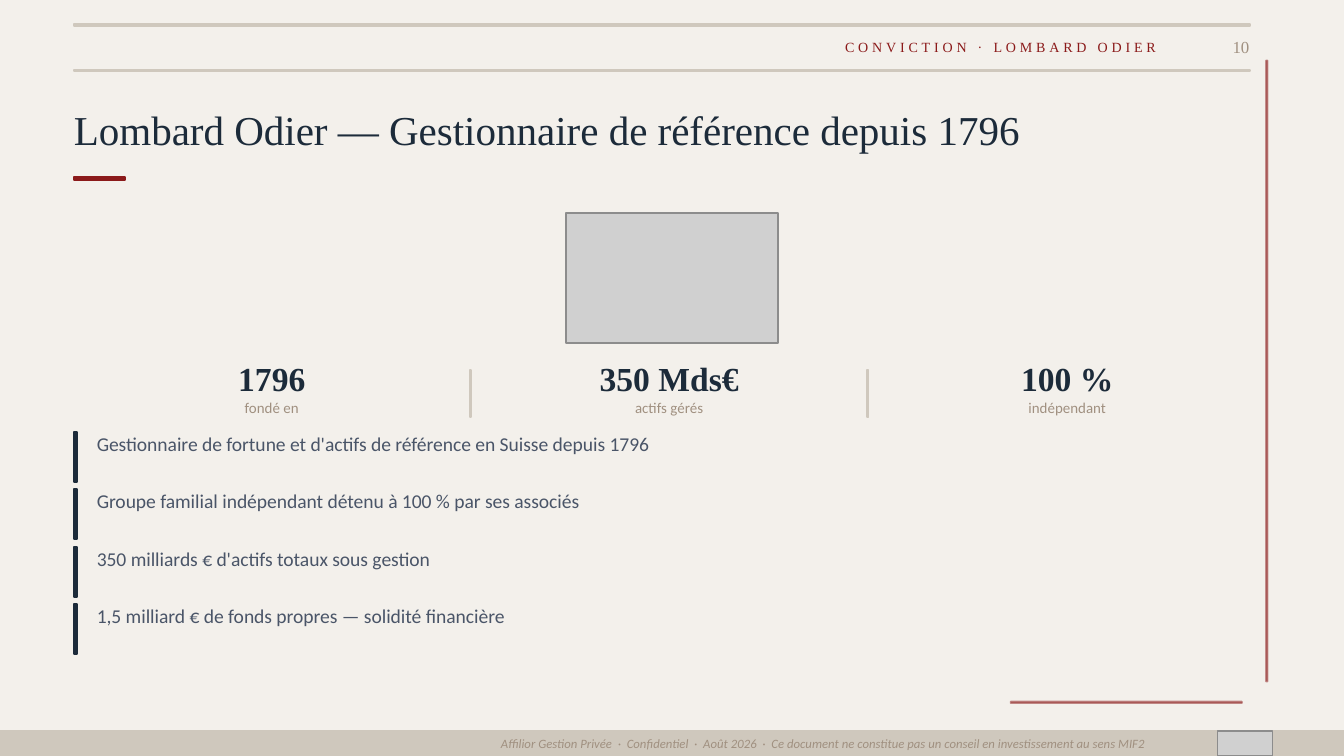
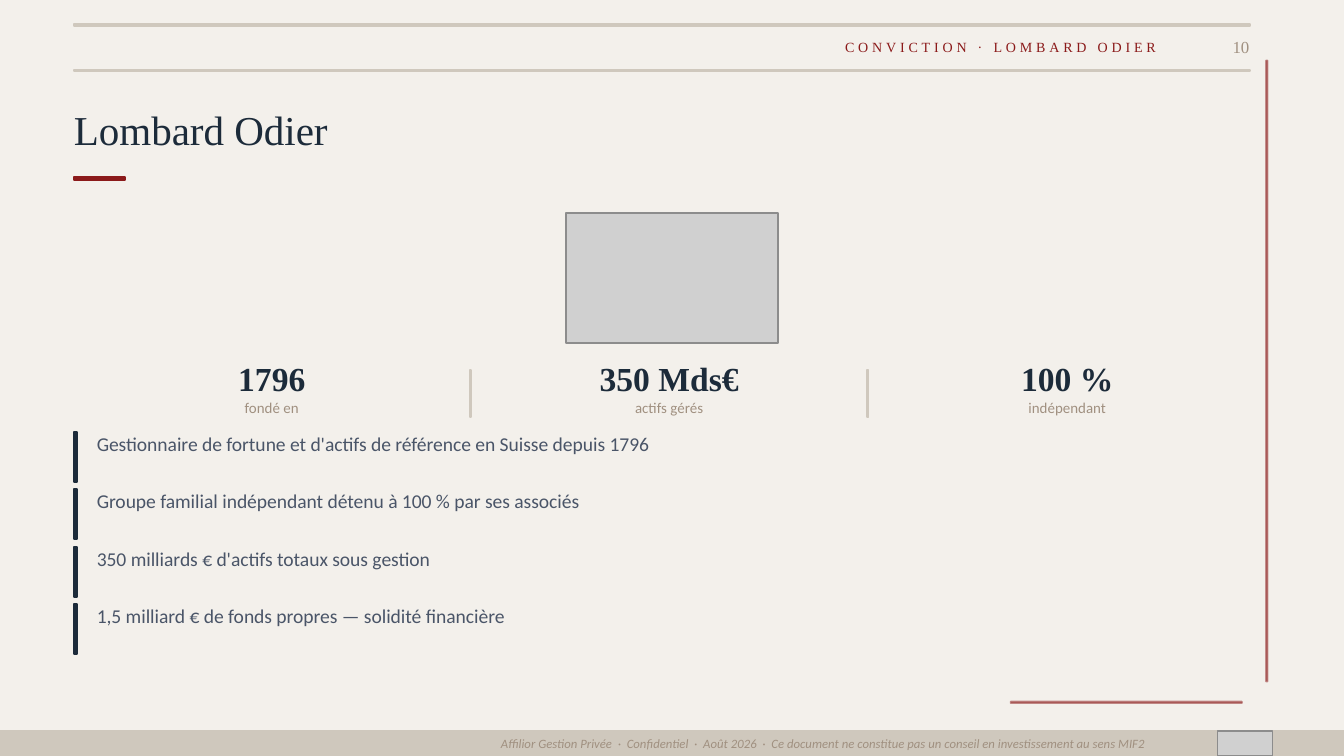
Before and after one commit to fififi1717/mkgt, a slide deck: slide 10 of Bibe_Def.pptx. Drawn at 1344x756 pixels with LibreOffice and Linux fonts; fonts in the diff are those of the drawing; grey boxes stand for pictures. Boxes give left, top, right and bottom in pixels: in the first picture for what was removed or moved away, otherwise in the second. Text is boxed around its words. In the diff, an @@ line names an element or a change of style, - is before the commit and + after.

```diff
--- a/Bibe_Def.pptx
+++ b/Bibe_Def.pptx
@@ text at (74,116,327,146): text changed @@
-Lombard Odier — Gestionnaire de référence depuis 1796
+Lombard Odier
```
Also in this commit, not shown: 11 other slides changed.
